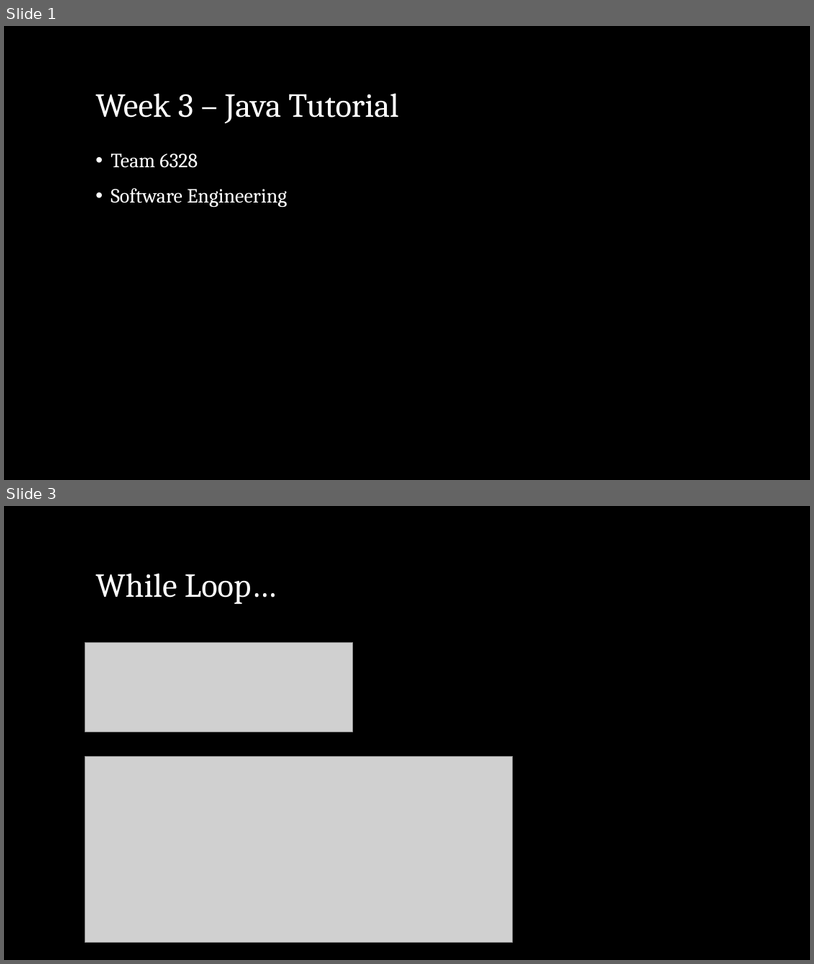
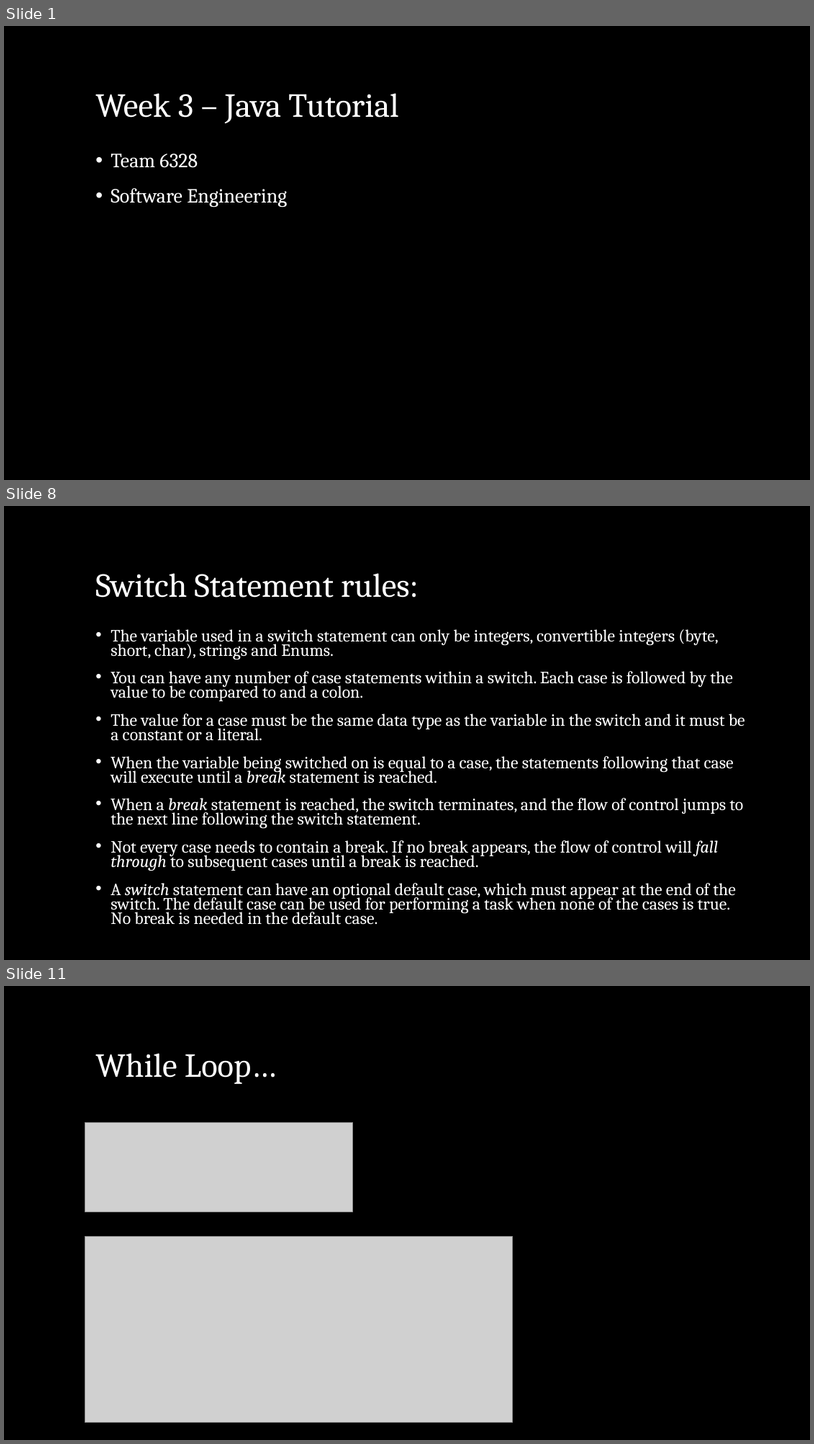
Before and after one commit to Mechanical-Advantage/Training2018, a slide deck: doc/java/slides/week3.pptx. Shown one above the other, each under a label of ours: slides 1 and 3 before the commit, slides 1, 8 and 11 after it; the slides between them are not shown. The pictures are 814x964 and 814x1444 pixels, drawn with LibreOffice and Linux fonts; fonts in the diff are those of the drawing; grey boxes stand for pictures; background and template pictures are left out. Boxes give left, top, right and bottom in pixels: in the first picture for what was removed or moved away, otherwise in the second. Text is boxed around its words. In the diff, an @@ line names an element or a change of style, - is before the commit and + after.

```diff
--- a/doc/java/slides/week3.pptx
+++ b/doc/java/slides/week3.pptx
@@ slide 8 added at (4,506,810,960), background picture (left out) @@
@@ title added at (95,573,419,597), 40 pt, text #FFFFFF @@
+Switch Statement rules:
@@ text added at (111,629,746,924), 20.4 pt, text #FFFFFF @@
+• The variable used in a switch statement can only be integers, convertible integers (byte, short, char), strings and Enums.
+• You can have any number of case statements within a switch. Each case is followed by the value to be compared to and a colon.
+• The value for a case must be the same data type as the variable in the switch and it must be a constant or a literal.
+• When the variable being switched on is equal to a case, the statements following that case will execute until a break statement is reached.
+• When a break statement is reached, the switch terminates, and the flow of control jumps to the next line following the switch statement.
+• Not every case needs to contain a break. If no break appears, the flow of control will fall through to subsequent cases until a break is reached.
+• A switch statement can have an optional default case, which must appear at the end of the switch. The default case can be used for performing a task when none of the cases is true. No break is needed in the default case.
@@ what was slide 3 is now slide 11 @@
```
Also in this commit, not shown: 1 slide changed, 7 other slides added, 2 other files.
